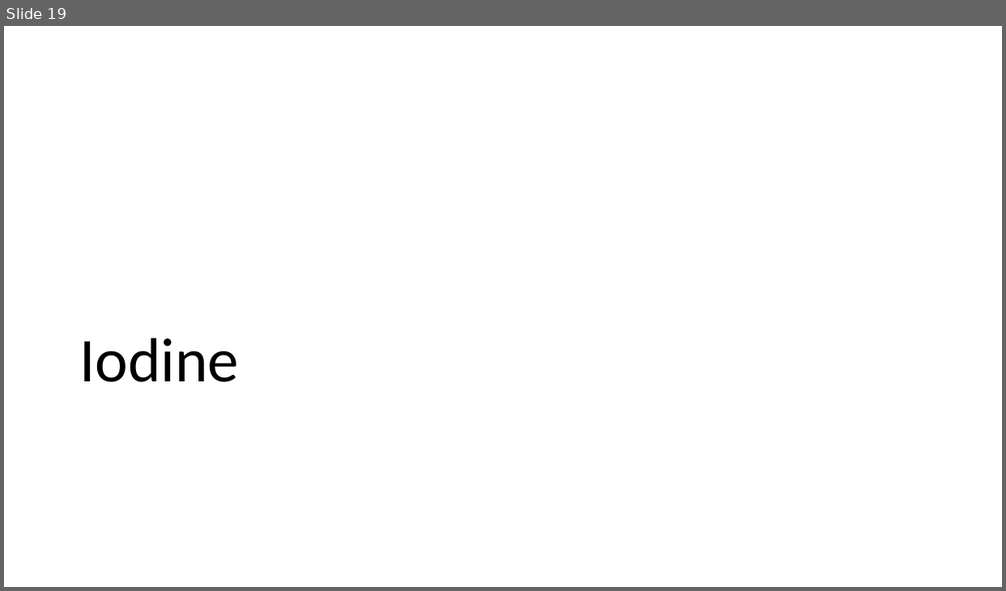
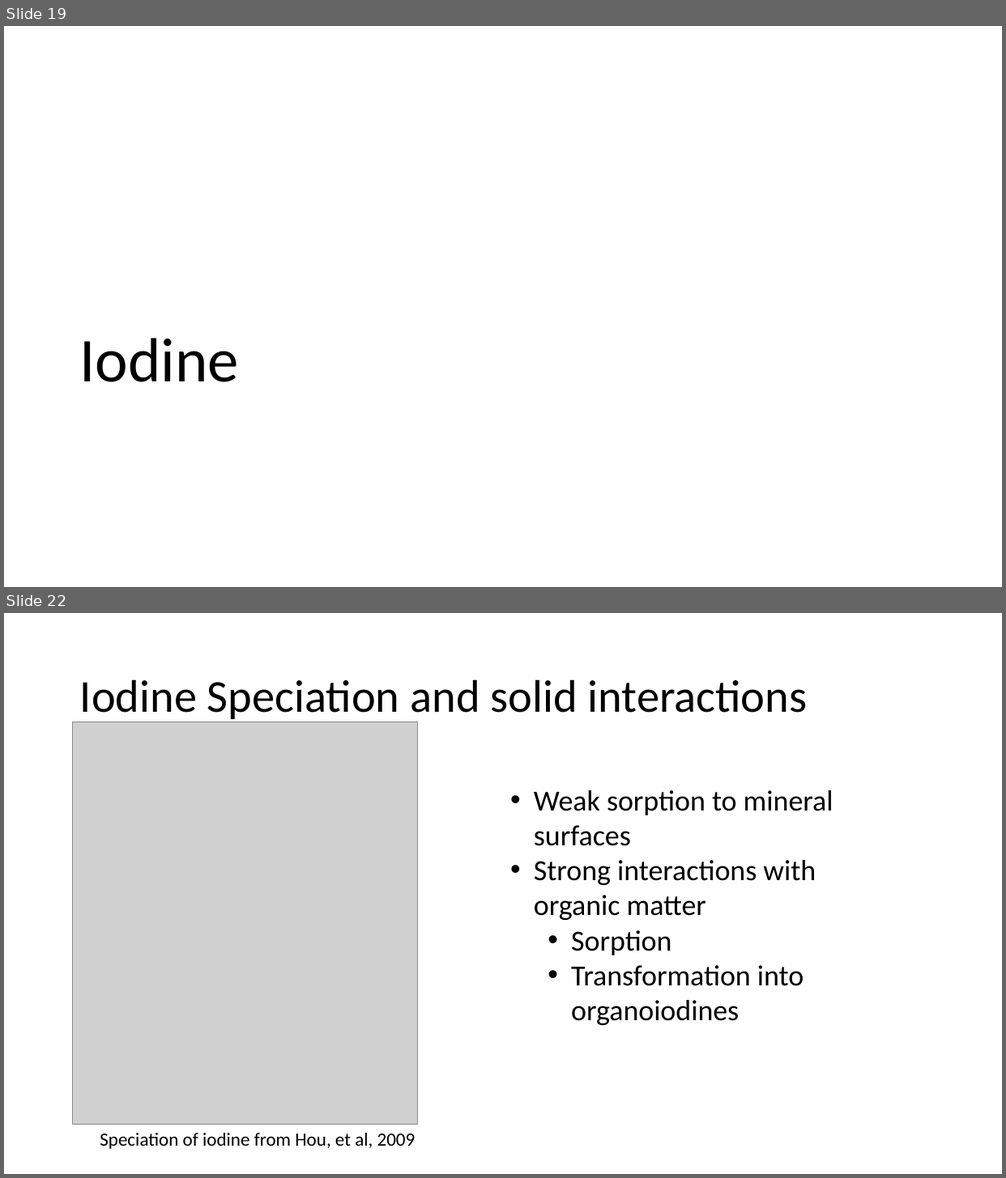
Before and after one commit to machen/Thesis-Proposal, a slide deck: Presentation.pptx. Shown one above the other, each under a label of ours: slide 19 before the commit, slides 19 and 22 after it; the slides between them are not shown. The pictures are 1006x591 and 1006x1178 pixels, drawn with LibreOffice and Linux fonts; fonts in the diff are those of the drawing; grey boxes stand for pictures. Boxes give left, top, right and bottom in pixels: in the first picture for what was removed or moved away, otherwise in the second. Text is boxed around its words. In the diff, an @@ line names an element or a change of style, - is before the commit and + after.

```diff
--- a/Presentation.pptx
+++ b/Presentation.pptx
@@ slide 22 added at <box>4,613,1002,1174</box>, background #FFFFFF @@
@@ title added at <box>80,679,808,722</box>, 44 pt, text #000000 @@
+Iodine Speciation and solid interactions
@@ picture added at <box>73,722,418,1124</box> @@
@@ text added at <box>534,790,833,1025</box>, 28 pt, text #000000 @@
+• Weak sorption to mineral surfaces
+• Strong interactions with organic matter
+  • Sorption
+  • Transformation into organoiodines
@@ text added at <box>100,1133,415,1149</box>, 18 pt, text #000000 @@
+Speciation of iodine from Hou, et al, 2009
```
Also in this commit, not shown: 10 slides changed, 10 other slides added, 5 slides removed, 10 other files.
